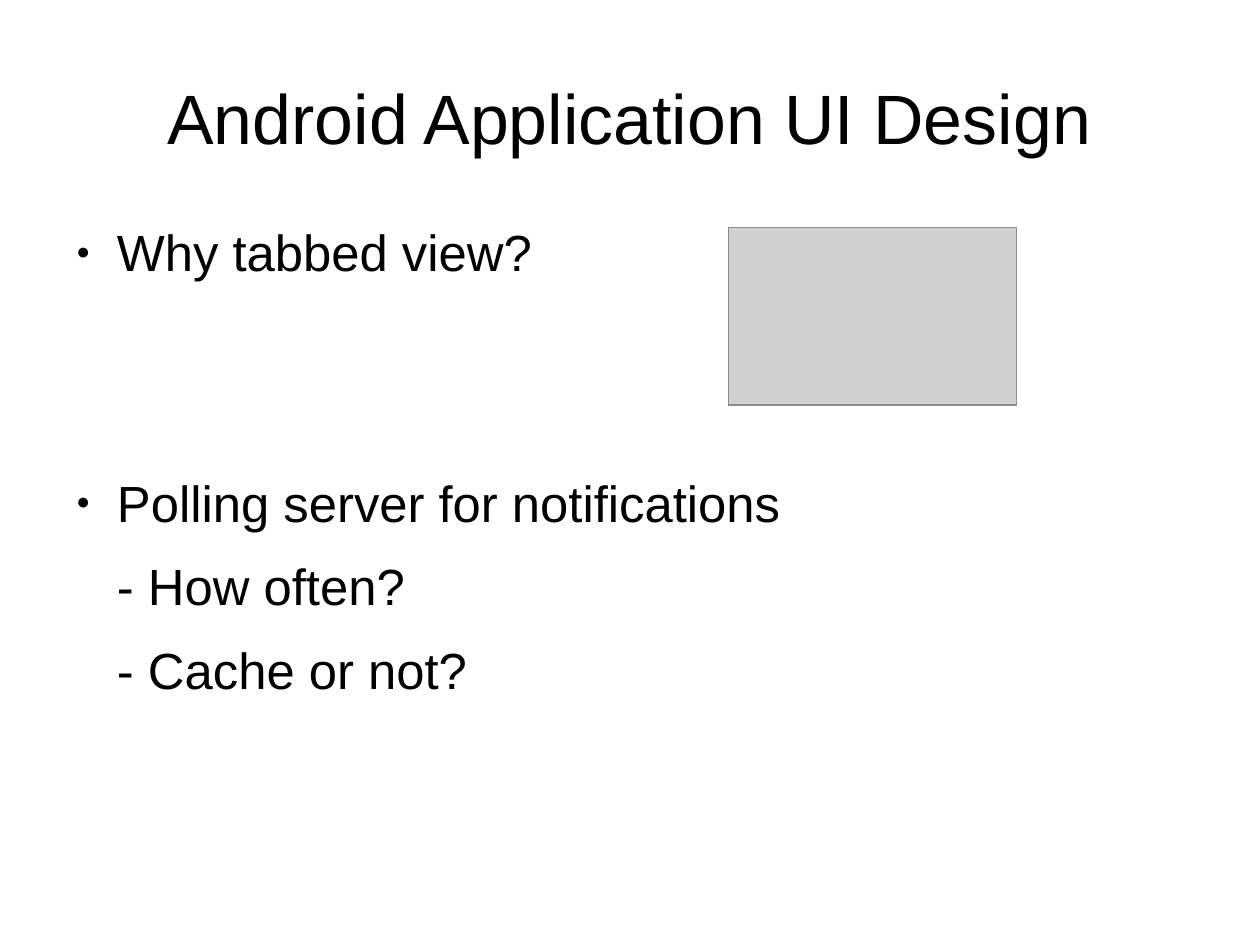
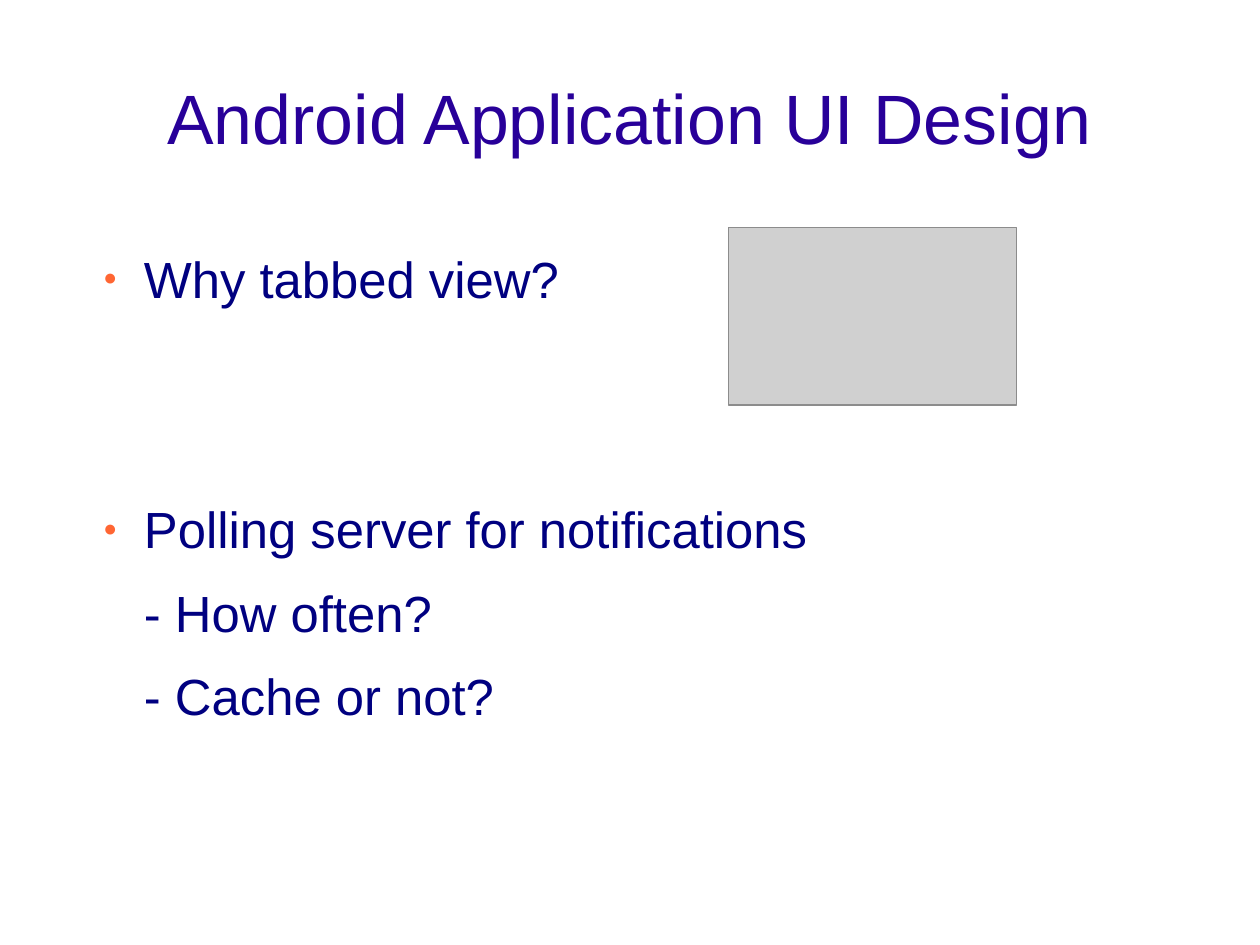
Before and after one commit to smartwatermanagement/self-healing-water-networks, a slide deck: slide 6 of Documentation/Design/design presentation.odp. Drawn at 1260x945 pixels with LibreOffice and Linux fonts; fonts in the diff are those of the drawing; grey boxes stand for pictures; background and template pictures are left out. Boxes give left, top, right and bottom in pixels: in the first picture for what was removed or moved away, otherwise in the second. Text is boxed around its words. In the diff, an @@ line names an element or a change of style, - is before the commit and + after.

Commit message:
Design Presentation

```diff
--- a/Documentation/Design/design presentation.odp
+++ b/Documentation/Design/design presentation.odp
@@ title "Android Application UI Design" at bbox=[167, 93, 1091, 157]: text colour #000000 to #280099 @@
@@ text "Why tabbed view?": place and size @@
-text "Why tabbed view?" at bbox=[117, 234, 780, 690]
+text "Why tabbed view?" at bbox=[144, 261, 807, 716]
@@ text "Why tabbed view?" at bbox=[144, 261, 807, 716]: text colour #000000 to #000080; bullet colour #000000 to #FF6633 @@
```
Also in this commit, not shown: 9 other slides changed, 1 slide added, 1 other file.
